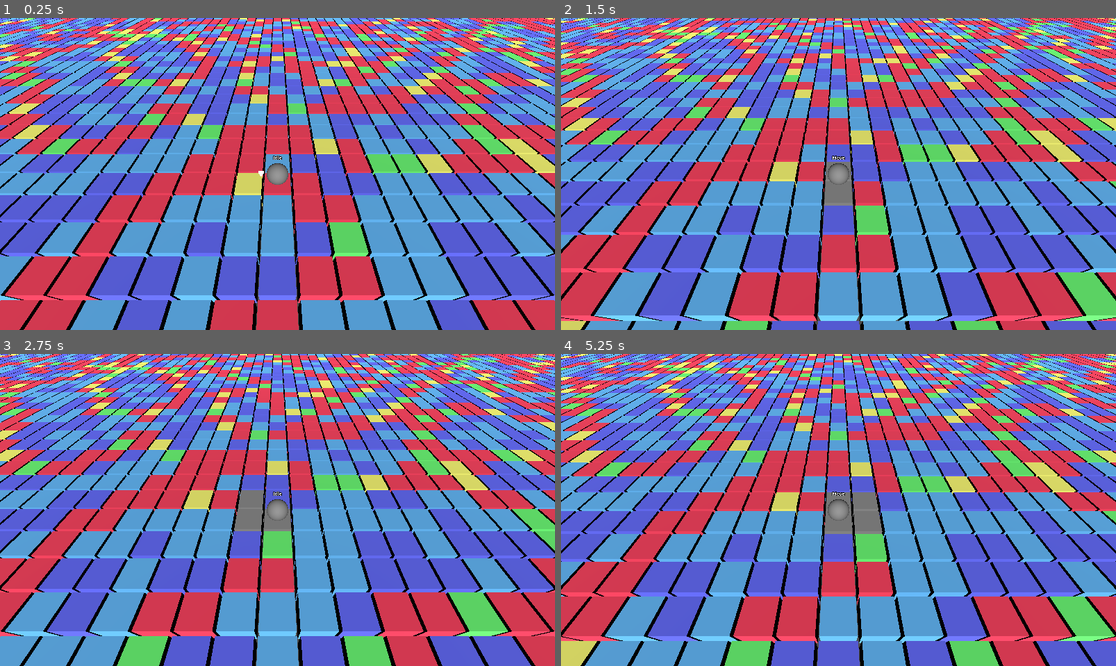
Above: before the commit, frames 1-4 (two rows, left to right).
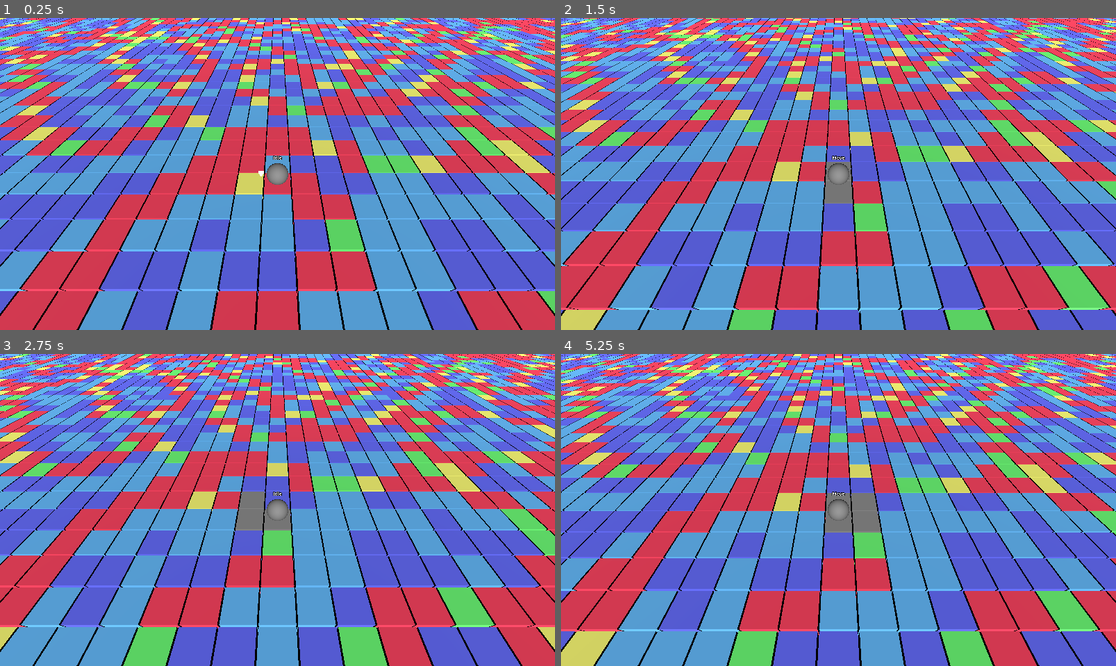
Above: after the commit, the same moments.

Repository: tVeratti/mini-byte-jam
Game: Godot game, scene res://main.tscn
The game is run twice, just before and just after one commit, with the same random seed, the same clock (stepped at 60 frames per second) and the same inputs.
Inputs:
- Up to frame 1 (0.25 s): no input
- Up to frame 2 (1.5 s): tap Enter at 0.5 s; hold Right (move_right) 0.53-1.28 s; tap Space (accept) at 0.6, 1.35 s; hold S (move_backward) from 1.28 s (still down)
- Up to frame 3 (2.75 s): release S (move_backward) at 2.03 s; hold Right (move_right) from 2.03 s (still down); tap Space (accept) at 2.1 s
- Up to frame 4 (5.25 s): release Right (move_right) at 2.78 s; hold W (move_forward) 2.78-3.53 s; tap Space (accept) at 2.85, 3.6, 4.35, 5, 5.1 s; hold A (move_left) 3.53-5.03 s; hold S (move_backward) from 5.03 s (still down)

The runs differ from the first frame. In frame 1, 38% of the frame differs, in the area x 0-100%, y 0-100%; in frame 2, 39%; in frame 3, 38%; in frame 4, 38%.

Commit message:
add queued movement intent

Diff:
--- a/grid/grid.tscn
+++ b/grid/grid.tscn
@@ -13,7 +13,7 @@
 
 [node name="Grid" type="GridMap" groups=["tile_grid"]]
 mesh_library = ExtResource("1_y3jnv")
-cell_size = Vector3(1.1, 1, 1.1)
+cell_size = Vector3(1.05, 1, 1.05)
 data = {
 "cells": PackedInt32Array(0, 0, 3, 0, 2, 1, 0, 3, 2, 0, 4, 1, 0, 5, 1, 0, 6, 2, 0, 7, 4, 0, 8, 2, 0, 9, 2, 0, 10, 2, 0, …(107906 unchanged characters)…
 }
--- a/player/player.gd
+++ b/player/player.gd
@@ -34,15 +34,22 @@
 	var tile_type: = TileGrid.TILE_IDS[tile_id]
 
 	match(tile_type):
+		Tile.Types.VISITED:
+			print("visited")
 		Tile.Types.BUFF_ATTACK:
+			print("+ attack")
 			player_stats.attack += 1
 		Tile.Types.BUFF_STAMINA:
+			print("+ stamina")
 			player_stats.stamina += 1
 		Tile.Types.HEAL:
+			print("heal")
 			player_stats.heal(1.0) # TODO: Actual amount
 		Tile.Types.SCOUT:
+			print("scout")
 			pass # TODO: Reveal nearby tile types
 		Tile.Types.BATTLE:
+			print("battle")
 			pass # TODO: Open skillcheck UI
 
 	grid.tile_visited.emit(coordinates)
--- a/player/player_state_machine/player_state_machine.gd
+++ b/player/player_state_machine/player_state_machine.gd
@@ -23,7 +23,6 @@
 
 
 func _transition_to_next_state(target_state_path: String, data: Dictionary = {}) -> void:
-	print("transition to ", target_state_path)
 	if not has_node(target_state_path):
 		printerr(owner.name + ": Trying to transition to state " + target_state_path + " but it does not exist.")
 		return
--- a/player/player_state_machine/player_states/move.gd
+++ b/player/player_state_machine/player_states/move.gd
@@ -8,8 +8,13 @@
 var target_position:Vector3
 var next_tile_type:Tile.Types
 
+var queued_next_intent:Vector3
+
 
 func enter(_previous_state_path: String, data := {}) -> void:
+	queued_next_intent = Vector3.ZERO
+	player.input_component.direction_changed.connect(_on_direction_changed)
+
 	var player_direction_intent:PlayerDirectionIntent = player.player_direction_intent
 	target_position = player_direction_intent.global_position
 
@@ -21,4 +26,16 @@
 	tween.set_trans(Tween.TRANS_EXPO)
 	tween.tween_property(player, "global_position", target_position, 0.5)
 	tween.tween_callback(func():
-		finished.emit(IDLE))
+		if queued_next_intent.is_zero_approx():
+			finished.emit(IDLE)
+		else:
+			finished.emit(MOVE_INTENT, { "initial_direction": queued_next_intent }))
+
+
+func exit() -> void:
+	player.input_component.direction_changed.disconnect(_on_direction_changed)
+
+
+func _on_direction_changed(direction:Vector3) -> void:
+	if not direction.is_zero_approx():
+		queued_next_intent = direction
--- a/player/player_state_machine/player_states/move_intent.gd
+++ b/player/player_state_machine/player_states/move_intent.gd
@@ -11,8 +11,8 @@
 func enter(_previous_state_path: String, data := {}) -> void:
 	direction_intent = data.initial_direction
 	player.direction_intent_changed.emit(direction_intent)
+	player.player_direction_intent.show()
 
-	player.player_direction_intent.show()
 	player.input_component.direction_changed.connect(_on_direction_changed)
 	player.input_component.accepted.connect(_on_accepted)
 
@@ -24,7 +24,7 @@
 
 
 func _on_direction_changed(direction:Vector3) -> void:
-	if not direction.is_zero_approx() and not direction.is_equal_approx(direction_intent):
+	if not direction.is_zero_approx():
 		direction_intent = direction
 		player.direction_intent_changed.emit(direction_intent)
 
